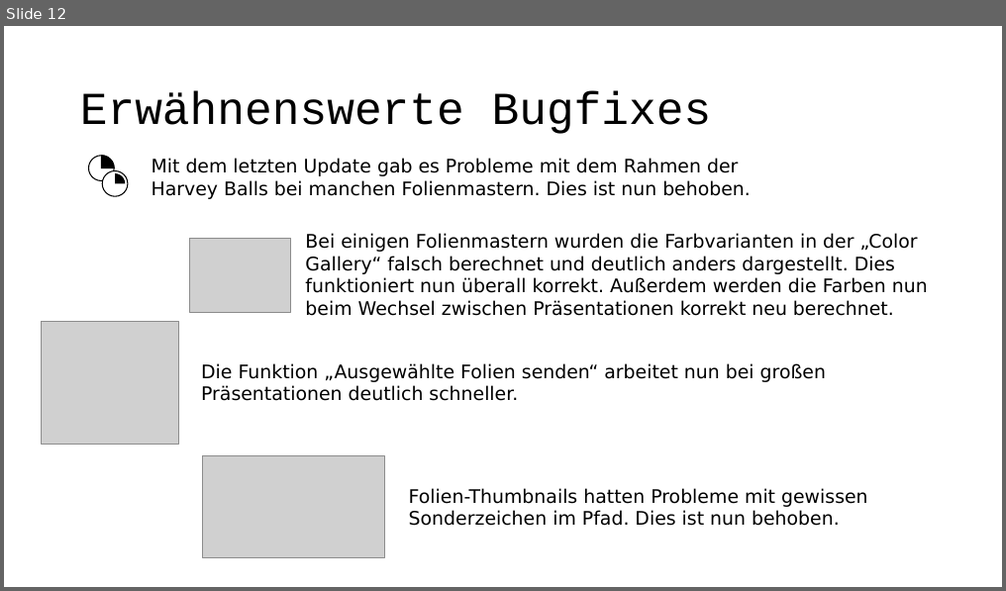
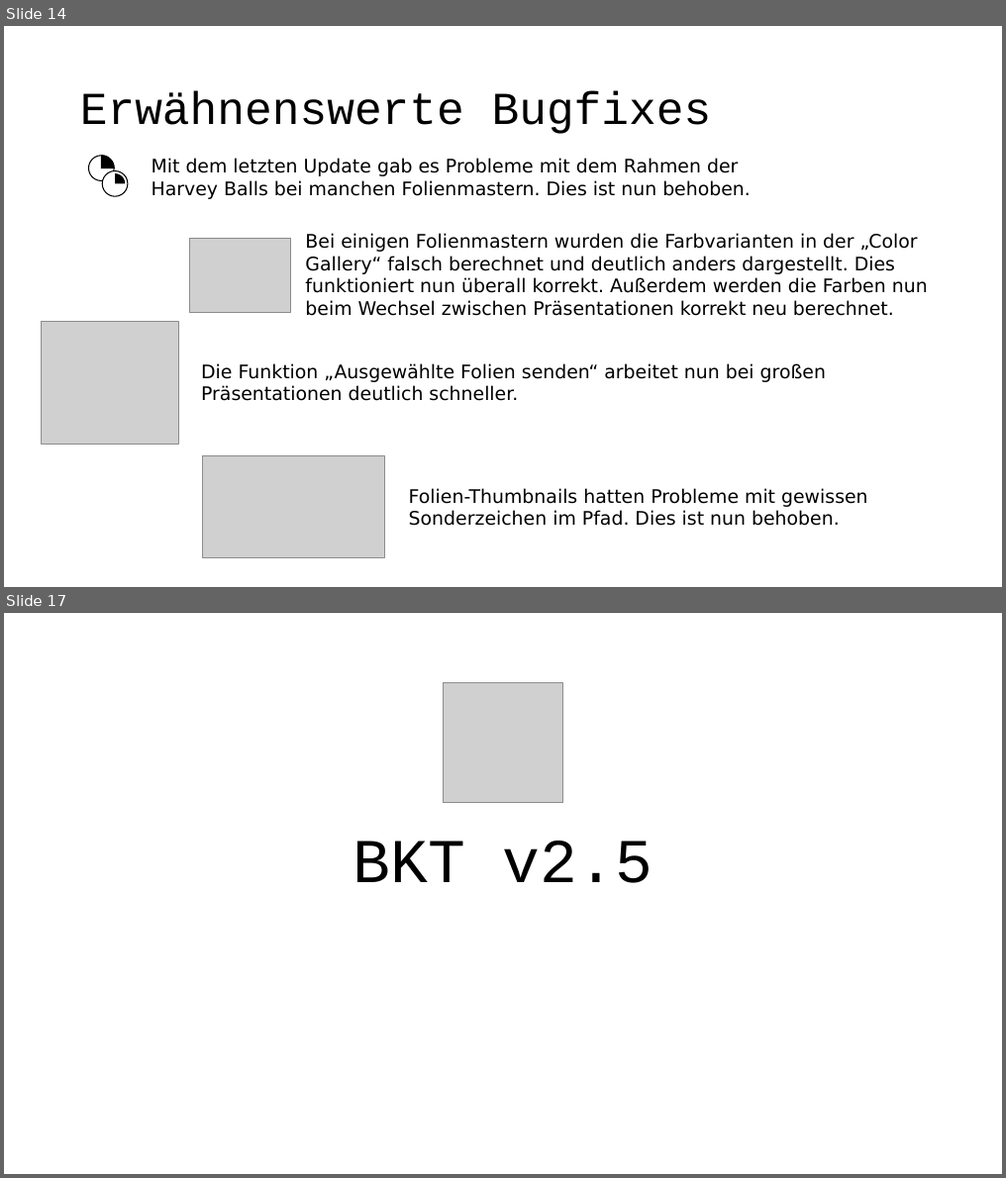
Before and after one commit to pyro-team/bkt-toolbox, a slide deck: documentation/Changelog.pptx. Shown one above the other, each under a label of ours: slide 12 before the commit, slides 14 and 17 after it; the slides between them are not shown. The pictures are 1006x591 and 1006x1178 pixels, drawn with LibreOffice and Linux fonts; fonts in the diff are those of the drawing; grey boxes stand for pictures. Boxes give left, top, right and bottom in pixels: in the first picture for what was removed or moved away, otherwise in the second. Text is boxed around its words. In the diff, an @@ line names an element or a change of style, - is before the commit and + after.

```diff
--- a/documentation/Changelog.pptx
+++ b/documentation/Changelog.pptx
@@ slide 17 added at (4,613,1002,1174), background #FFFFFF @@
@@ picture added at (443,682,562,802) @@
@@ title added at (353,841,652,883), 60 pt, text #000000 @@
+BKT v2.5
@@ what was slide 12 is now slide 14 @@
```
Also in this commit, not shown: 8 other slides added, 1 other file.
